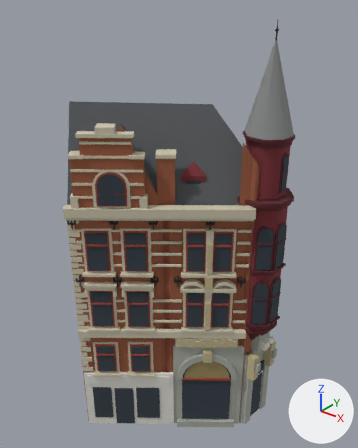
The glTF model public/canal-drive/models/leidsestraat-40.glb, before and after one commit.
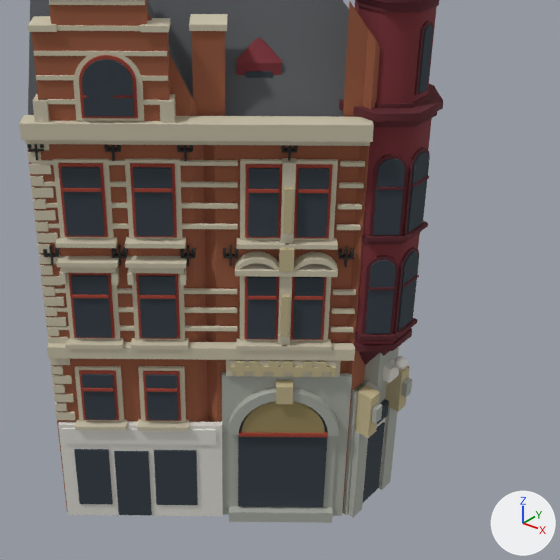
There are two pictures of each version: one whole from a 50 mm camera at (11.58, -16.57, 19.96) aimed at (-1.47, -0.25, 9.84), one close up on the part from 15% to 100% of the width and 32% to 100% of the height. The axes (+X, +Y, +Z) are drawn at lower right. The lights are the same throughout. The older version's two pictures come first. Where no turn or scale is listed for an object, it has been applied to the vertices. Vertices at exactly the same position are counted once.

Objects in the first close-up: 'leidsestraat-40'.
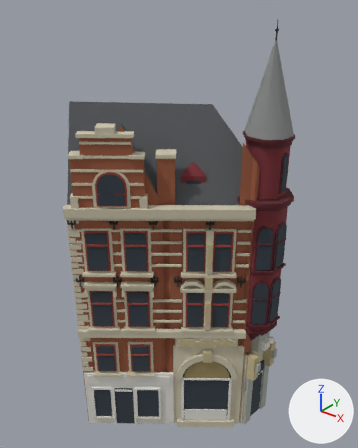
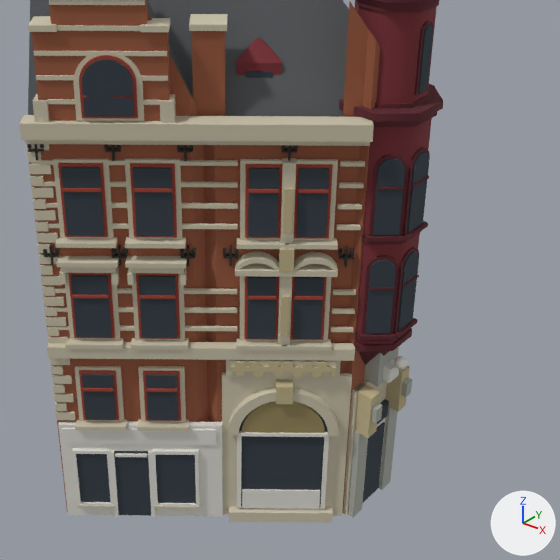
Where the change shows, as pixel boxes [x1, y1, x2, y2] in the close-ups (560 x 560 px):
part 1 of me_leidsestraat_40, added: after [148, 450, 155, 517]
part 2 of me_leidsestraat_40, added: after [115, 453, 147, 457]
part 3 of me_leidsestraat_40, added: after [320, 436, 329, 509]
part 4 of me_leidsestraat_40, added: after [77, 505, 115, 508]
part 5 of me_leidsestraat_40, added: after [154, 503, 200, 509]
part 6 of me_leidsestraat_40, built on: before [74, 402, 328, 505]; after [72, 402, 328, 517]
part 7 of me_leidsestraat_40, recoloured: [222, 372, 387, 523] in both

The edits, one by one:
me_leidsestraat_40 is used by ob_leidsestraat_40; location (-1.53, -0.57, 9.4).
me_leidsestraat_40 had 3822 vertices, 6317 faces and spanned x -5.1..5.1, y -4.9..4.9, z -9.4..9.4.
me_leidsestraat_40 now has 3966 vertices, 6569 faces and spans x -5.1..5.1, y -4.9..4.9, z -9.4..9.4.
me_leidsestraat_40 part 1: the loose piece of 8 vertices spanning x -0.8..0.1, y -3.8..-3.1, z -9.3..-7.0 is copied, and the copy is scaled about its middle by (0.122, 0.141, 1.02), then moved by (0.5, 0.2, 0.0), in mat_concrete (light grey #e2e0d8); it spans x 0.0..0.2, y -3.3..-3.1, z -9.4..-7.0.
me_leidsestraat_40 part 2: the loose piece of 8 vertices spanning x -1.8..1.5, y -4.6..-2.0, z -6.8..-6.3 is copied, and the copy is scaled about its middle by (0.21, 0.211, 0.161), then moved by (-0.1, -0.2, -0.6); it spans x -0.7..0.1, y -3.8..-3.2, z -7.2..-7.1.
me_leidsestraat_40 part 3: the loose piece of 8 vertices spanning x 4.1..4.4, y 0.2..0.6, z -9.4..-6.4 is copied, and the copy is scaled about its middle by (0.227, 0.189, 0.867), then moved by (-0.5, -0.8, 0.2), in mat_concrete (light grey #e2e0d8); it spans x 3.7..3.8, y -0.4..-0.3, z -9.0..-6.4.
me_leidsestraat_40 part 4: the loose piece of 8 vertices spanning x -1.6..-0.8, y -4.4..-3.7, z -9.0..-7.0 is copied, and the copy is scaled about its middle by (1.12, 1.11, 0.0406), then moved by (0.1, -0.1, -1.0), in mat_stone (pale yellow #cdc5ad); it spans x -1.6..-0.7, y -4.5..-3.8, z -9.0..-8.9.
me_leidsestraat_40 part 5: the loose piece of 8 vertices spanning x 0.1..1.1, y -3.1..-2.3, z -9.0..-7.0 is copied, and the copy is scaled about its middle by (1.1, 1.09, 0.0406), then moved by (0.1, -0.1, -1.0), in mat_stone (pale yellow #cdc5ad); it spans x 0.1..1.2, y -3.2..-2.4, z -9.0..-8.9.
me_leidsestraat_40 part 6: 11 vertices moved from x -1.5..3.6, y -4.4..-0.2, z -9.0..-6.3 to x -1.5..3.7, y -4.4..-0.3, z -9.0..-6.3; 3 vertices removed from x 1.8..3.6, y -1.6..-0.2, z -6.4..-6.3; 79 vertices added at x -1.5..3.7, y -4.5..-0.3, z -9.4..-6.3.
me_leidsestraat_40 part 7: 524 faces spanning x 1.5..4.4, y -2.0..4.7, z -9.4..-4.5 switch from mat_greybrick (grey #a9aca3) to mat_stone (pale yellow #cdc5ad).
Other edits to the shape of me_leidsestraat_40 do not show in these pictures.
